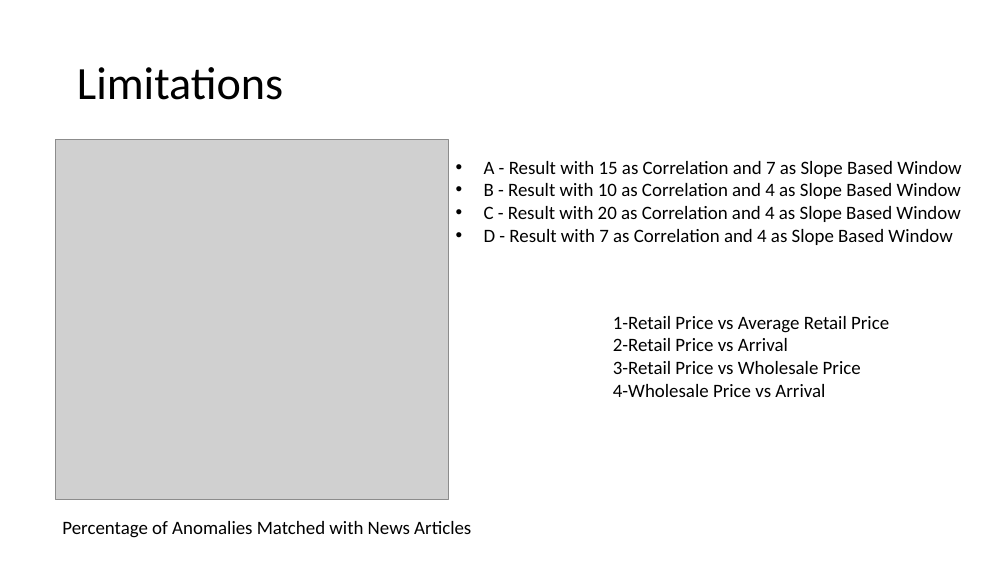
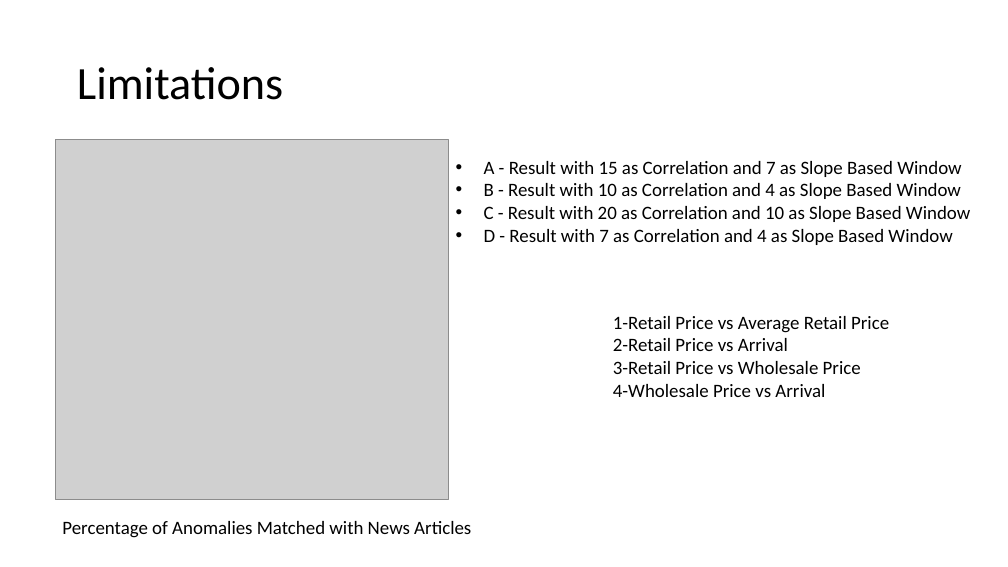
Before and after one commit to baldvaritesh/mtp, a slide deck: slide 22 of thesisPresentation/Thesis - Time series analysis.pptx. Drawn at 1008x567 pixels with LibreOffice and Linux fonts; fonts in the diff are those of the drawing; grey boxes stand for pictures. Boxes give left, top, right and bottom in pixels: in the first picture for what was removed or moved away, otherwise in the second. Text is boxed around its words. In the diff, an @@ line names an element or a change of style, - is before the commit and + after.

```diff
--- a/thesisPresentation/Thesis - Time series analysis.pptx
+++ b/thesisPresentation/Thesis - Time series analysis.pptx
@@ text at [484, 206, 970, 222]: text changed @@
-• C - Result with 20 as Correlation and 4 as Slope Based Window
+• C - Result with 20 as Correlation and 10 as Slope Based Window
```
Also in this commit, not shown: 45 other files.
